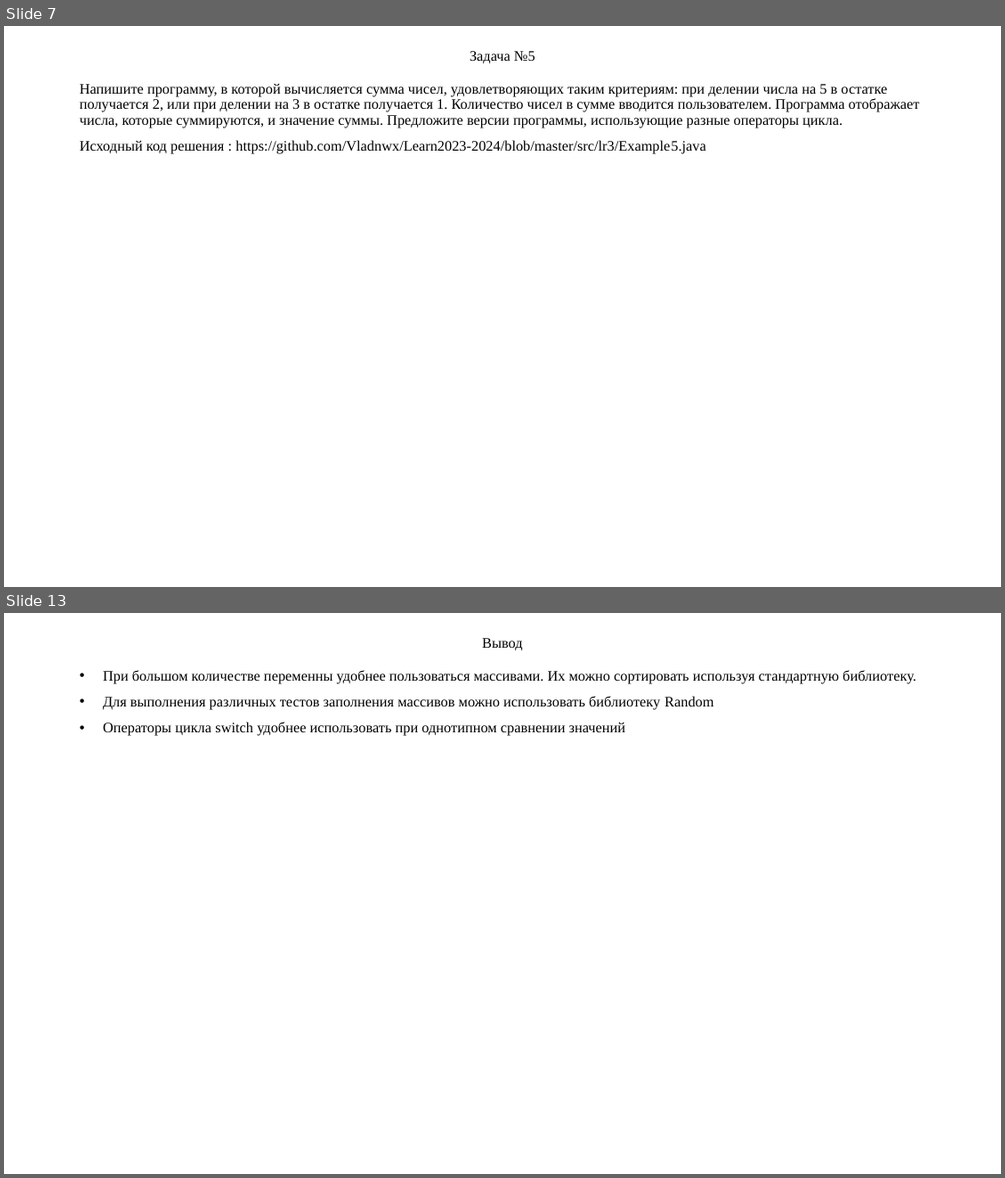
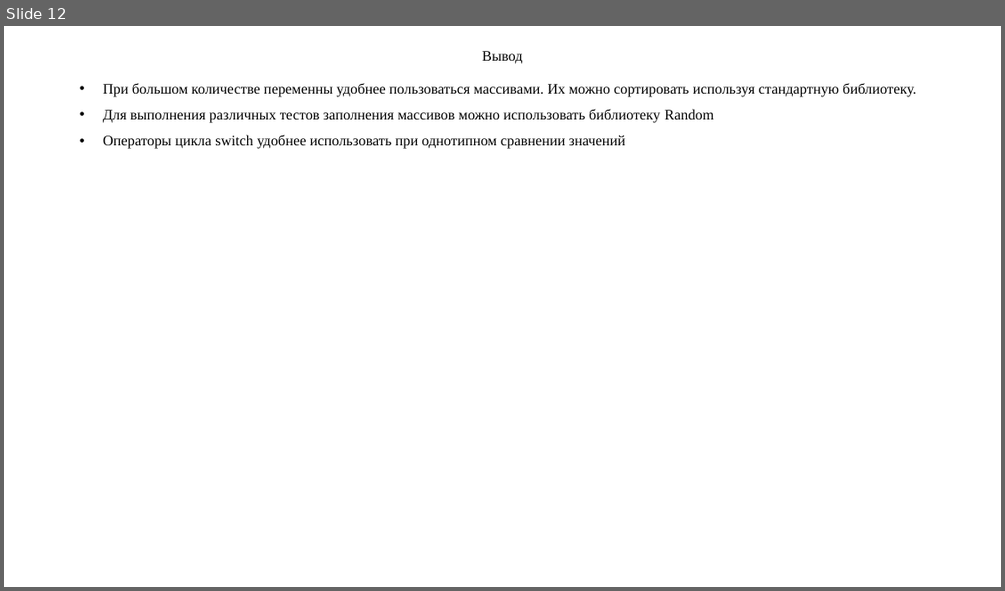
Before and after one commit to Vladnwx/Learn2023-2024, a slide deck: src/lr4/РИЗ-130916у Савельев В.Н. Отчет о выполнении ЛР4.pptx. Shown one above the other, each under a label of ours: slides 7 and 13 before the commit, slide 12 after it; the slides between them are not shown. The pictures are 1005x1178 and 1005x591 pixels, drawn with LibreOffice and Linux fonts; fonts in the diff are those of the drawing. Boxes give left, top, right and bottom in pixels: in the first picture for what was removed or moved away, otherwise in the second. Text is boxed around its words. In the diff, an @@ line names an element or a change of style, - is before the commit and + after.

```diff
--- a/src/lr4/РИЗ-130916у Савельев В.Н. Отчет о выполнении ЛР4.pptx
+++ b/src/lr4/РИЗ-130916у Савельев В.Н. Отчет о выполнении ЛР4.pptx
@@ slide 7 removed at (4, 26, 1001, 587), background #FFFFFF @@
@@ title removed at (469, 51, 535, 63) @@
-Задача №5
@@ text removed at (80, 83, 920, 154) @@
-Напишите программу, в которой вычисляется сумма чисел, удовлетворяющих таким критериям: при делении числа на 5 в остатке получается 2, или при делении на 3 в остатке получается 1. Количество чисел в сумме вводится пользователем. Программа отображает числа, которые суммируются, и значение суммы. Предложите версии программы, использующие разные операторы цикла.
-Исходный код решения : https://github.com/Vladnwx/Learn2023-2024/blob/master/src/lr3/Example5.java
@@ what was slide 13 is now slide 12 @@
```
Also in this commit, not shown: 11 slides changed.
